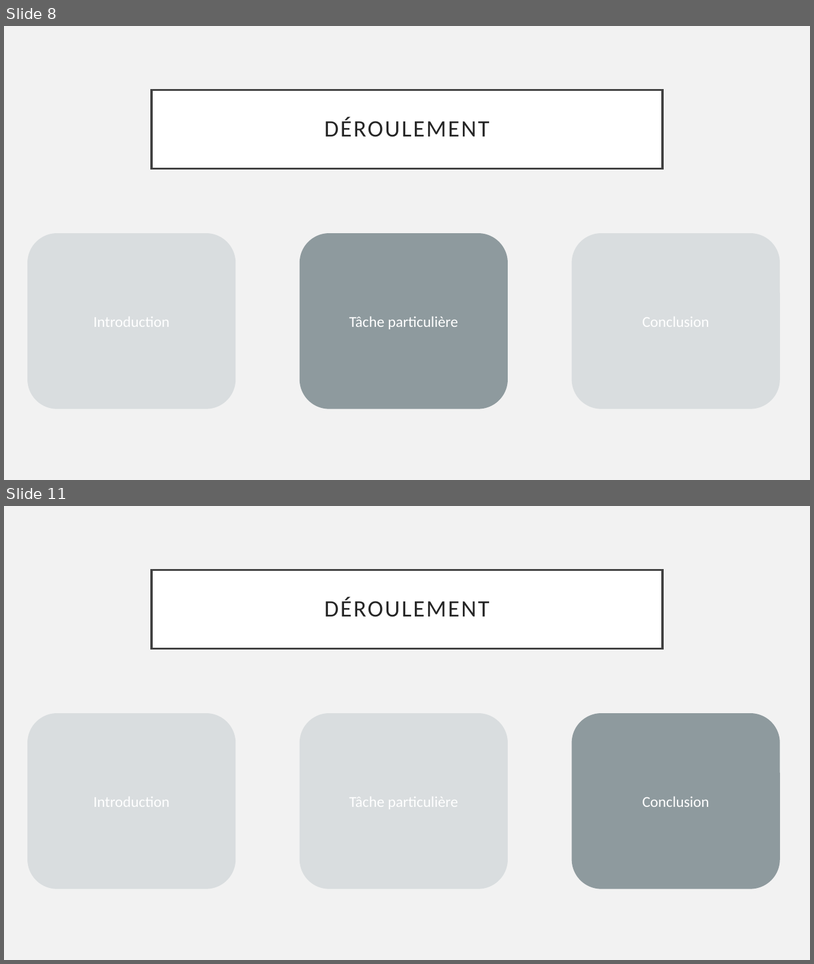
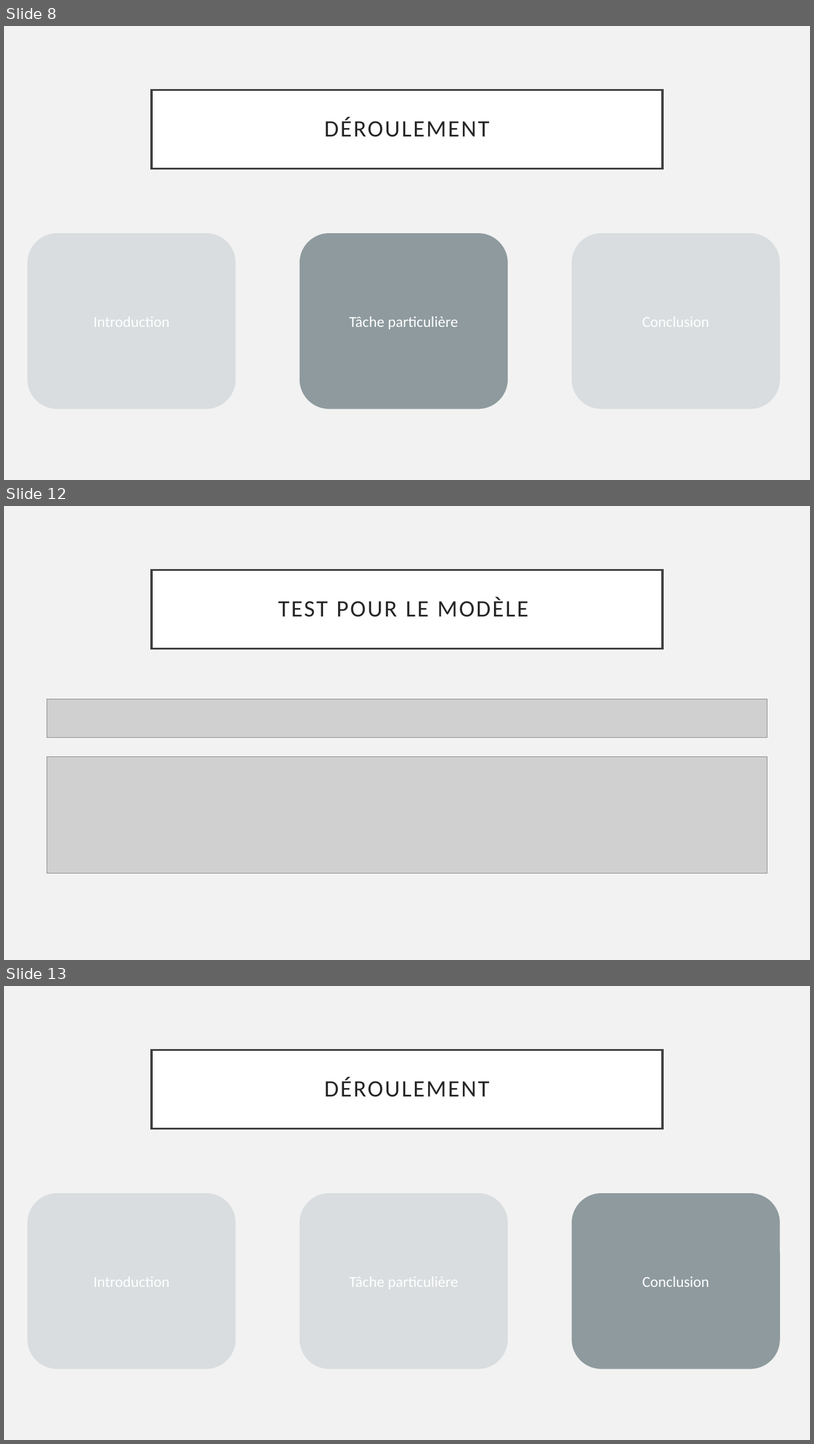
Before and after one commit to JeremyGfeller/Pre-TPi, a slide deck: Documentation/Présentation.pptx. Shown one above the other, each under a label of ours: slides 8 and 11 before the commit, slides 8, 12 and 13 after it; the slides between them are not shown. The pictures are 814x964 and 814x1444 pixels, drawn with LibreOffice and Linux fonts; fonts in the diff are those of the drawing; grey boxes stand for pictures. Boxes give left, top, right and bottom in pixels: in the first picture for what was removed or moved away, otherwise in the second. Text is boxed around its words. In the diff, an @@ line names an element or a change of style, - is before the commit and + after.

Commit message:
Avancement du powerpoint de présentation
Ajout de nouvelles images et autres captures d'écrans

```diff
--- a/Documentation/Présentation.pptx
+++ b/Documentation/Présentation.pptx
@@ slide 12 added at bbox=[4, 506, 810, 960], background #F2F2F2 @@
@@ title added at bbox=[152, 570, 663, 648], fill #FFFFFF, outline #404040 2.5 pt, 28 pt, text #262626 @@
+TEST POUR LE MODÈLE
@@ picture added at bbox=[47, 699, 768, 738] @@
@@ picture added at bbox=[47, 757, 768, 873] @@
@@ what was slide 11 is now slide 13 @@
```
Also in this commit, not shown: 1 slide changed, 1 other slide added, 12 other files.
